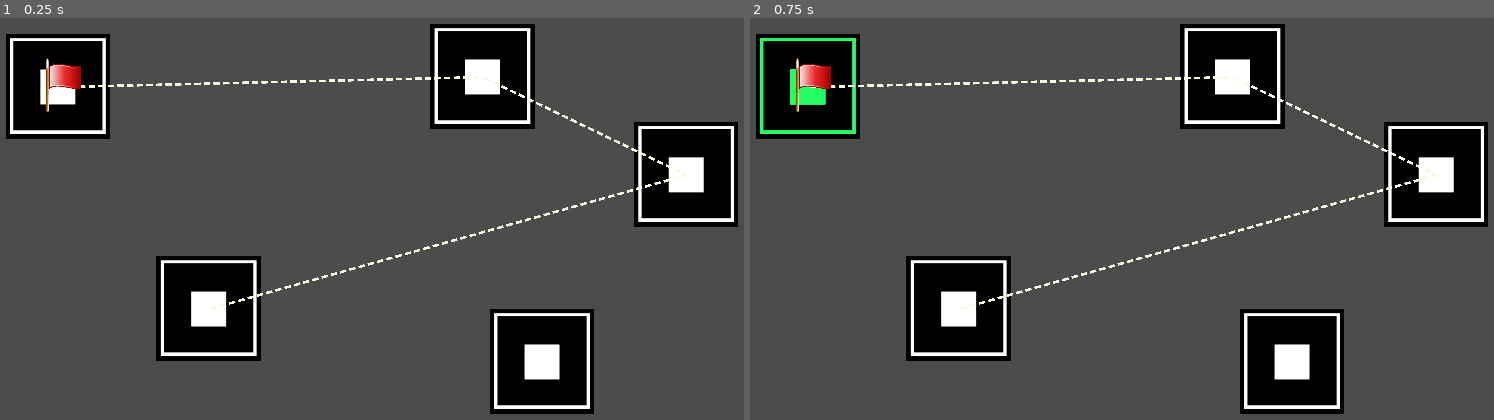
Above: before the commit, frames 1-2 (left to right).
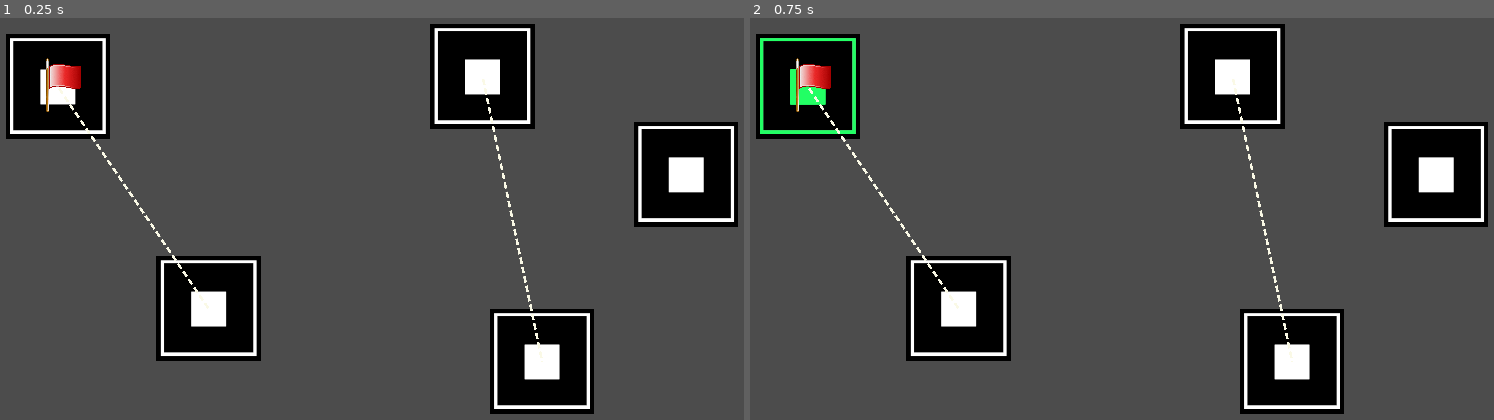
Above: after the commit, the same moments.

Repository: UnderVanCo-Op/Expeditions-Guide
Game: Godot game, scene res://Levels/Tests/Andrey.tscn
Same seed, same stepped clock (60 frames per second), same inputs: the game is played once before the commit and once after it.
Inputs (mouse positions are in pixels of both pictures, inside the frame that each line leads up to):
- Up to frame 1 (0.25 s): no input
- Up to frame 2 (0.75 s): click (809, 86) at 0.52 s

The runs differ from the first frame. In frame 1, 1.0% of the frame differs, in the area x 7-93%, y 14-86%; in frame 2, 1.0%.

Commit message:
Deleting work!

Diff:
--- a/Game Files/GameManager.gd
+++ b/Game Files/GameManager.gd
@@ -1,7 +1,7 @@
 extends Node2D
 # This is GameManager.gd
 
-export var ToolModeToggle := false	# toggle instantiating ways on click
+export var ToolModeToggle := true	# toggle instantiating ways on click
 var playerScene = preload("res://Objects/Player/Player.tscn")
 var player
 var isPMoving := false				# shows if the player is moving at the moment
@@ -10,8 +10,9 @@
 var EndPos := Vector2.ZERO			# end position for same also
 var lastPTool = null				# ref to last points for Tool, for making sosedi, updates from Points
 var PlayerPoint = null				# ref to Point on which Player is standing
-var nextPPoint = null
+var nextPPoint = null				# additional var for movement
 var SaveMInst := SaveMaster.new()	# instance of a saving class (for paths only for now)
+var ParList := []					# only for runtime purposes, saves 2 pos-s (start and end of each Path) for fast checking
 
 # ---------- Starting methods ---------------------------------------------------------------------------
 func _ready() -> void:
@@ -88,8 +89,22 @@
 			return
 		for p in get_node("../Points").get_children():
 			if(p.name in _data.keys()):				# if point is in JSON
-				p.sosedi.append_array(_data[p.name])		# add in list
-				print("GM: Loaded some sosed: ", _data[p.name])
+				p.sosedi.append_array(_data[p.name])		# add sosedi (list) in list
+				print("GM: Loaded some sosedi: ", _data[p.name])
+
+				# Downlying: Parlist fulling
+				for sosed in _data[p.name] as Array:	# for по всем значениям массива для этого ключа (по соседям)
+					var _adjp = get_node_or_null("../Points/" + str(sosed))	# load sosed
+					print("adjp path: ../Points/" + str(sosed))
+					if(!_adjp):
+						printerr("GM_LOAD: could not get adjacent point from save, did you messed up with file paths?)")
+						return
+
+					if([p.position, _adjp.position] in ParList or [_adjp.position, p.position] in ParList):
+	#					print("PL: this way is already on the map, skipping...")
+						continue	# (for next adjpoint of this point)
+					else:
+						ParList.append([p.position, _adjp.position])
 	else:
 		printerr("GM: no save exists, so no paths was loaded")
 
@@ -105,8 +120,33 @@
 			data[p.name] = p.sosedi
 	print("GM: data to save: ", data)
 	SaveMInst.Save_paths(data)
-#	get_tree().reload_current_scene()
+	get_tree().reload_current_scene()
 	# Other (to be done in future)
 
 
 # ---------- Other methods ------------------------------------------------------------------------------
+func CheckForExistingPath(_pathData : Array) -> bool:
+	if(ToolModeToggle):		# additional check, j.i.c.
+		var one = ParList.find(_pathData)
+		var two = ParList.find(_pathData.invert())
+		if(one != -1 or two != -1):
+			print("GM: this way is already on the map, deleting...")
+			for l in get_node("../Lines").get_children():
+				if((l.points[0] == _pathData[0] and l.points[1] == _pathData[1]) or (l.points[0] == _pathData[1] and l.points[1] == _pathData[0])):	# into 1 side and another
+
+					l.queue_free()
+					print("GM: Path deleted! Saving game...")
+
+					if(one != -1 ):
+						ParList.remove(one)
+					else:
+						ParList.remove(two)
+					call_deferred("SaveGame")
+					return true
+			push_error("GM_ERROR: Path in ParList, but no Line node was found!")
+			return true
+		else:
+			ParList.append(_pathData)
+			return false
+	else:
+		return false
--- a/Game Files/PathsLoader.gd
+++ b/Game Files/PathsLoader.gd
@@ -2,7 +2,7 @@
 extends Node2D
 
 var PathScene = preload("res://Objects/Way.tscn")
-var togglePathLoading = true		# will load paths from save file on scene reload (CTRL+R), REPLACING others
+var togglePathLoading = true		# will load paths from save file on scene reload (CTRL+R), DELETING others
 
 
 func _ready() -> void:
@@ -39,20 +39,20 @@
 		printerr("PL: could not get Points node, no Paths will be drawn")
 		return
 
-	var ParList := []
+	var ParList := []				# only for editor purposes
 	for p in ps.get_children():		# for each node of a point in Points
 		if(p.name in data.keys()):	# if this point is in save file
-			print("\nPL: Found some point in saved data: ", p.name, ", data: ", data[p.name])
+#			print("\nPL: Found some point in saved data: ", p.name, ", data: ", data[p.name])
 			var content = data[p.name] as Array
 			for adjps in content:
-				print("PL: Adj point '", adjps,"' found!")
+#				print("PL: Adj point '", adjps,"' found!")
 				var _adjp = get_node_or_null("../../Points/" + str(adjps))
 				if(!_adjp):
 					printerr("PL: could not get adjacent point from save, do you have old save file?")
 					return
 
 				if([p.position, _adjp.position] in ParList or [_adjp.position, p.position] in ParList):
-					print("PL: this way is already on the map, skipping...")
+#					print("PL: this way is already on the map, skipping...")
 					continue	# (for next adjpoint of this point)
 
 				ParList.append([p.position, _adjp.position])
--- a/Levels/Tests/Andrey.tscn
+++ b/Levels/Tests/Andrey.tscn
@@ -1,9 +1,10 @@
-[gd_scene load_steps=6 format=2]
+[gd_scene load_steps=7 format=2]
 
 [ext_resource path="res://Objects/Point/Point.tscn" type="PackedScene" id=1]
 [ext_resource path="res://Objects/Way.tscn" type="PackedScene" id=2]
 [ext_resource path="res://Game Files/GameManager.tscn" type="PackedScene" id=3]
 [ext_resource path="res://Objects/WayTile3.png" type="Texture" id=4]
+[ext_resource path="res://Objects/Way.gd" type="Script" id=5]
 
 [sub_resource type="Curve2D" id=1]
 _data = {
@@ -50,19 +51,15 @@
 [node name="Lines" type="Node2D" parent="."]
 
 [node name="Line2D" type="Line2D" parent="Lines" instance=ExtResource( 2 )]
-points = PoolVector2Array( 209, 261, 1228, 237 )
+points = PoolVector2Array( 209, 261, 571, 794 )
 default_color = Color( 0.984314, 0.984314, 0.92549, 1 )
 texture = ExtResource( 4 )
 texture_mode = 1
+script = ExtResource( 5 )
 
-[node name="Line2D2" type="Line2D" parent="Lines" instance=ExtResource( 2 )]
-points = PoolVector2Array( 1228, 237, 1717, 472 )
+[node name="Line2D4" type="Line2D" parent="Lines" instance=ExtResource( 2 )]
+points = PoolVector2Array( 1228, 237, 1371, 921 )
 default_color = Color( 0.984314, 0.984314, 0.92549, 1 )
 texture = ExtResource( 4 )
 texture_mode = 1
-
-[node name="Line2D3" type="Line2D" parent="Lines" instance=ExtResource( 2 )]
-points = PoolVector2Array( 571, 794, 1717, 472 )
-default_color = Color( 0.984314, 0.984314, 0.92549, 1 )
-texture = ExtResource( 4 )
-texture_mode = 1
+script = ExtResource( 5 )
--- a/Objects/Point/Point.gd
+++ b/Objects/Point/Point.gd
@@ -1,8 +1,10 @@
 extends StaticBody2D
 # This is Point.gd
 
+var PathScene = preload("res://Objects/Way.tscn")
 var sosedi := []				# where can we go from here
 var newWay = null
+onready var GM := get_node("../../GameManager")
 
 signal WayButPressed(Point)
 
@@ -14,44 +16,49 @@
 
 func _on_TextureButton_pressed() -> void:
 #	print("Button ", self, " pressed")
-	if OS.has_feature("editor") and get_node("../../GameManager").ToolModeToggle:	# if we are in editor / in game launched from editor and togglemode == true
+	if OS.has_feature("editor") and GM.ToolModeToggle:	# if we are in editor / in game launched from editor and togglemode == true
+
 		print("Entering tool part of a Point...")
+		var lastP = get_node_or_null("../../GameManager").lastPTool
+		if(!lastP):													# start if there is no start
+			GM.lastPTool = self			# just update last point in GM
+			pass
+		else:				# end (there was start)
+			if(GM.CheckForExistingPath([lastP.position, self.position])):	# if path already exists, GM manages to delete it
+				lastP.sosedi.erase(self.name)
+				sosedi.erase(lastP.name)
+				return
+			# else we continue
 
-		if(!get_node("../../GameManager").lastPTool):		# start if there is no start
-			newWay = Line2D.new()
-#			newWay.points.resize(0)		# clearing (not worked, btw)
-			newWay.default_color = Color(255, 254, 246, 255)		# Color
-			newWay.texture = load("res://Objects/WayTile3.png")		# Texture
-			newWay.texture_mode = 1									# Tile mode
-			newWay.points = PoolVector2Array([self.position])		# Trick to make this thing work
-			print("newWay size after all actions: ", newWay.points.size())	# test print
+#			newWay = Line2D.new()
+##			newWay.points.resize(0)		# clearing (not worked, btw)
+#			newWay.default_color = Color(255, 254, 246, 255)		# Color
+#			newWay.texture = load("res://Objects/WayTile3.png")		# Texture
+#			newWay.texture_mode = 1									# Tile mode
+#			newWay.points = PoolVector2Array([self.position])		# Trick to make this thing work
+##			print("newWay size after all actions: ", newWay.points.size())	# test print
 
-			get_node("../../Lines").add_child(newWay)				# add to scene
-			newWay.set_owner(get_tree().current_scene)	# required to make the node visible in the Scene tree dock and persist changes made by the tool script to the saved scene file.
-			get_node("../../GameManager").lastPTool = self				# update last point in GM
+			newWay = PathScene.instance()
+			newWay.points = PoolVector2Array([lastP.position, self.position])		# Trick to make this thing work
+#			print("PL: newWay size after all actions: ", newWay.points.size())	# test print
 
-			pass
+			get_node("../../Lines").add_child(newWay)		# add to scene
+			newWay.set_owner(get_tree().current_scene)		# required to make the node visible in the Scene tree dock and persist changes made by the tool script to the saved scene file.
 
-		else:				# end (there was start)
-			var lP = get_node("../../GameManager").lastPTool	# get start in variable
-			lP.sosedi.append(name)		# append self to start sosedi's
-			sosedi.append(lP.name)		# append start to self sosedi's
-			newWay = lP.newWay			# get ref to the same line2d
-			var arr : PoolVector2Array = newWay.points	# trick, again, to make this all work
-			arr.append(self.position)	# add end point pos
-			newWay.points = arr			# end of a trick
-			print("newWay size after all actions2: ", newWay.points.size())	# test print 2
+			lastP.sosedi.append(name)		# append self to start sosedi's
+			sosedi.append(lastP.name)		# append start to self sosedi's
+			print("newWay size after all actions2: ", newWay.points.size())		# test print 2
 
-			get_node("../../GameManager").lastPTool = null		# update last point in GM to null (since there is no start now)
+			GM.lastPTool = null		# update last point in GM to null (since there is no start now)
 
 			# resaving scene with 2 point for line
 #			var packed_scene = PackedScene.new()
 #			packed_scene.pack(get_tree().get_current_scene())
 #			ResourceSaver.save(get_tree().current_scene.filename, packed_scene)
 
-			get_node("../../GameManager").SaveGame()
+			GM.SaveGame()
 
-#			get_tree().reload_current_scene()
+			get_tree().reload_current_scene()
 			pass
 	else:
 		emit_signal("WayButPressed", self)
--- /dev/null
+++ b/Objects/Way.gd
@@ -0,0 +1,19 @@
+#tool
+extends Line2D
+# This is Way.gd
+
+#var isChecking4Delete := false
+#var toggleWork := true
+#
+## Called when the node enters the scene tree for the first time.
+#func _ready() -> void:
+#	if(toggleWork):
+#		yield(get_tree().create_timer(1.0), "timeout")
+#		isChecking4Delete = true
+#
+#func _exit_tree():
+##	print("exit tree worked")
+#	if(isChecking4Delete):
+#		print("GOTCHA2!")
+#		isChecking4Delete = false
+#	pass
--- a/Objects/Way.tscn
+++ b/Objects/Way.tscn
@@ -1,8 +1,10 @@
-[gd_scene load_steps=2 format=2]
+[gd_scene load_steps=3 format=2]
 
 [ext_resource path="res://Objects/WayTile3.png" type="Texture" id=1]
+[ext_resource path="res://Objects/Way.gd" type="Script" id=2]
 
 [node name="Line2D" type="Line2D"]
 default_color = Color( 0.984314, 0.984314, 0.92549, 1 )
 texture = ExtResource( 1 )
 texture_mode = 1
+script = ExtResource( 2 )
--- a/Paths.json
+++ b/Paths.json
@@ -1 +1 @@
-{"Start":["Point3"],"Point3":["Start","Point5"],"Point2":["Point5"],"Point5":["Point3","Point2"]}
+{"Start":["Point2"],"Point3":["Point4"],"Point2":["Start"],"Point4":["Point3"]}
--- a/SaveMaster.gd
+++ b/SaveMaster.gd
@@ -1,6 +1,6 @@
 extends Reference
 class_name SaveMaster
-
+# This is SaveMaster.gd, low-level save work script
 const PathsPath = "res://Paths.json"
 
 var version := 1
@@ -11,6 +11,7 @@
 	return PathsFile.file_exists(PathsPath)
 
 
+# Low-level here
 func Save_paths(_data : Dictionary) -> void:
 	var error := PathsFile.open(PathsPath, File.WRITE)
 	if error != OK:
@@ -21,6 +22,7 @@
 	PathsFile.close()
 
 
+# Low-level here
 func Load_paths():
 
 	var error := PathsFile.open(PathsPath, File.READ)
